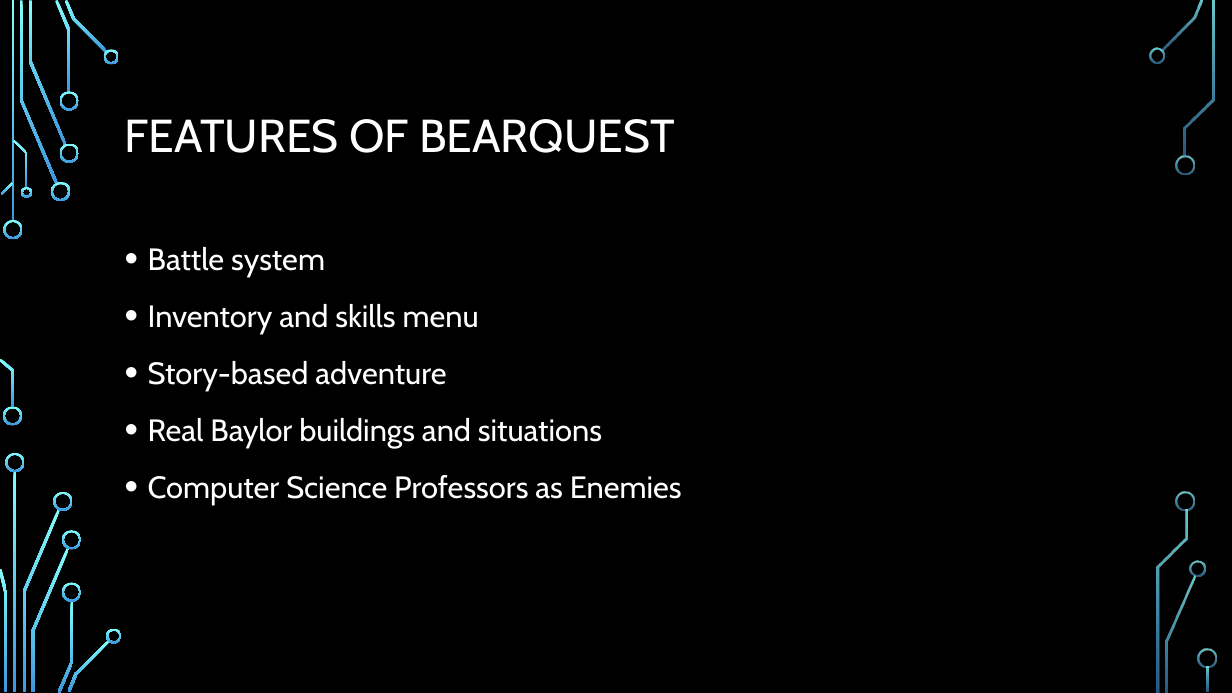
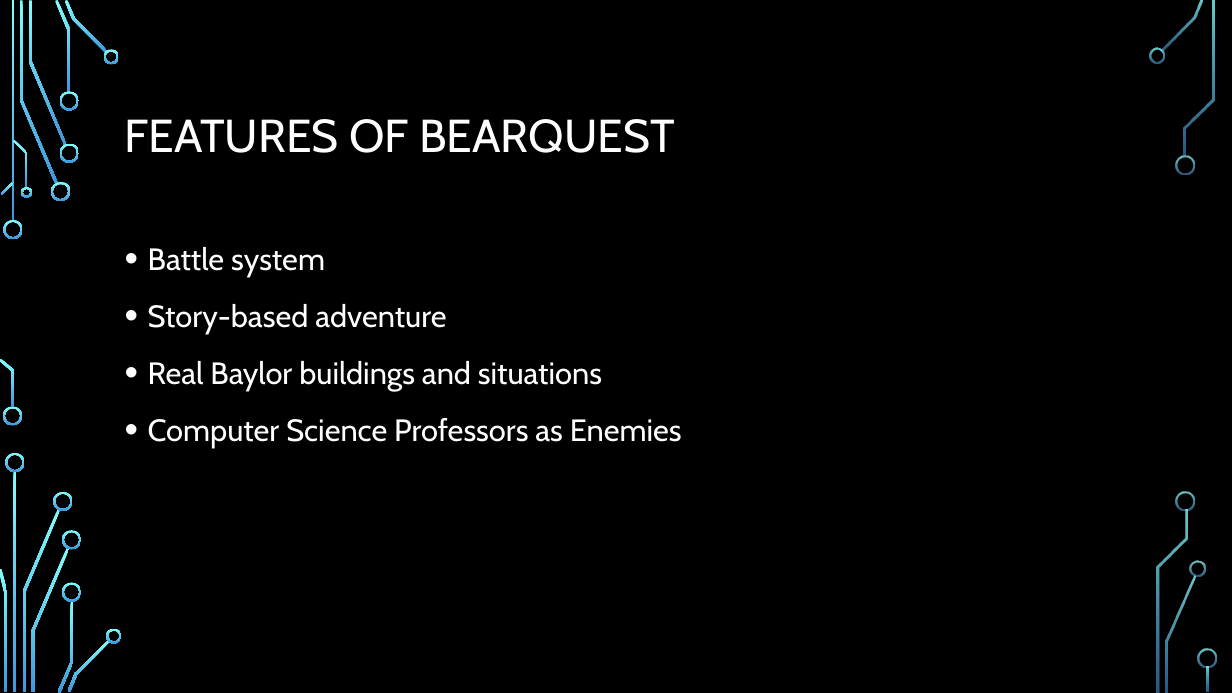
Before and after one commit to cameron1701/BaylorRPG, a slide deck: slide 3 of Iteration-3/Iteration 3 Presentation.pptx. Drawn at 1232x693 pixels with LibreOffice and Linux fonts; fonts in the diff are those of the drawing; background and template pictures are left out. Boxes give left, top, right and bottom in pixels: in the first picture for what was removed or moved away, otherwise in the second. Text is boxed around its words. In the diff, an @@ line names an element or a change of style, - is before the commit and + after.

Commit message:
Presentation Updated

```diff
--- a/Iteration-3/Iteration 3 Presentation.pptx
+++ b/Iteration-3/Iteration 3 Presentation.pptx
@@ text at (x1=148, y1=304, x2=479, y2=334): paragraph removed @@
-• Inventory and skills menu
```
Also in this commit, not shown: 2 other slides changed, 3 slides added, 1 slide removed.
